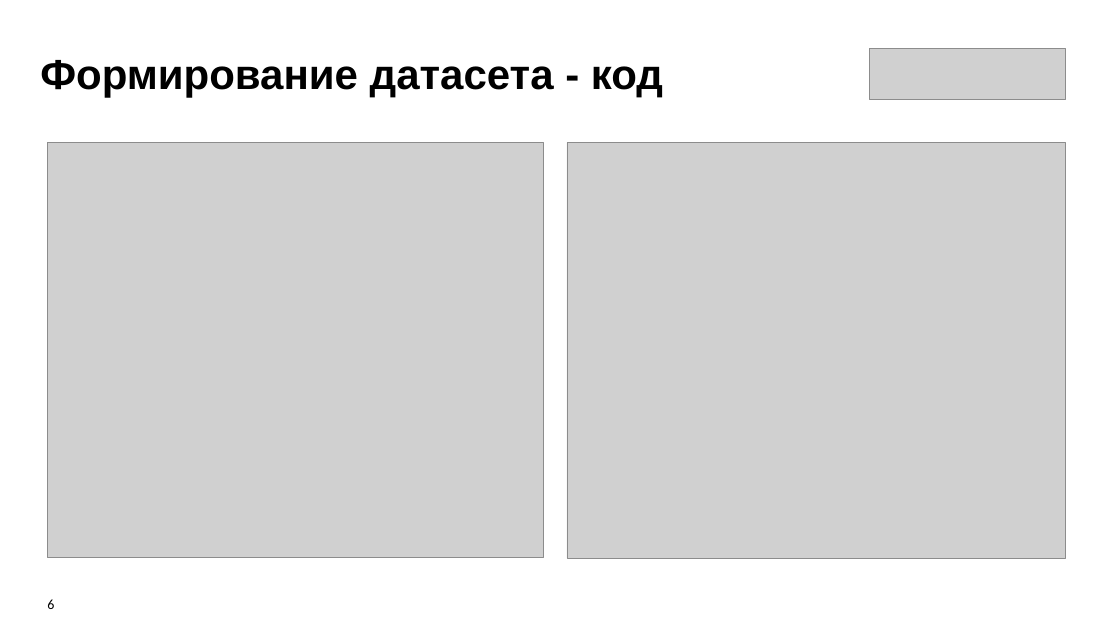
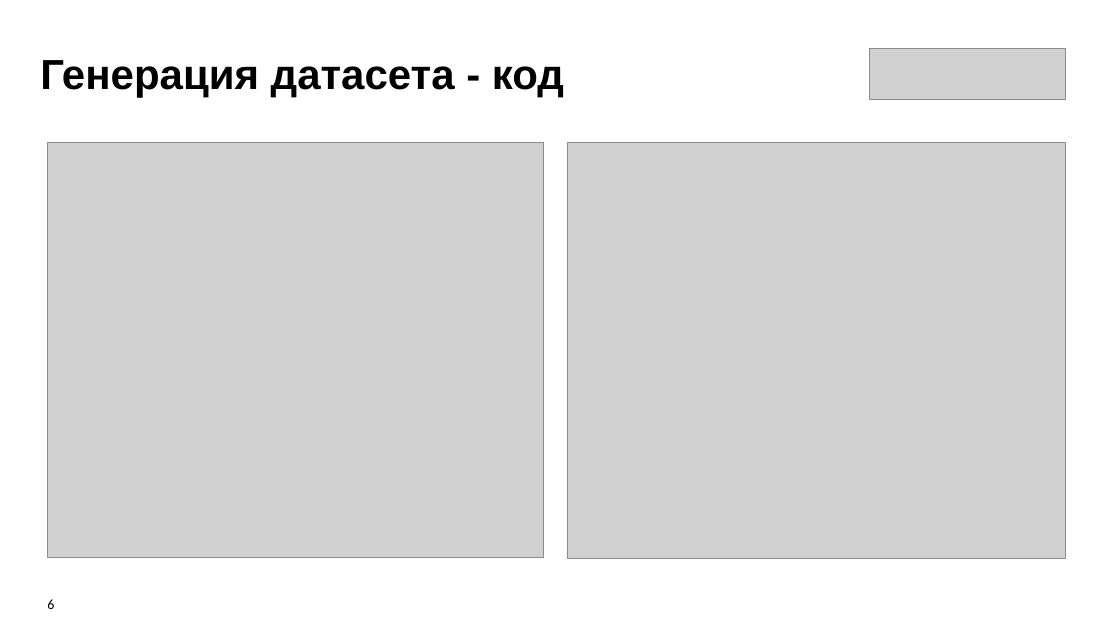
Before and after one commit to Olmeor/Data-engineer_Rostelecom_programming_school, a slide deck: slide 6 of Сertification/presentation.pptx. Drawn at 1120x630 pixels with LibreOffice and Linux fonts; fonts in the diff are those of the drawing; grey boxes stand for pictures. Boxes give left, top, right and bottom in pixels: in the first picture for what was removed or moved away, otherwise in the second. Text is boxed around its words. In the diff, an @@ line names an element or a change of style, - is before the commit and + after.

```diff
--- a/Сertification/presentation.pptx
+++ b/Сertification/presentation.pptx
@@ text at (40, 60, 564, 98): text changed @@
-Формирование датасета - код
+Генерация датасета - код
```
Also in this commit, not shown: 2 other slides changed, 4 other files.
